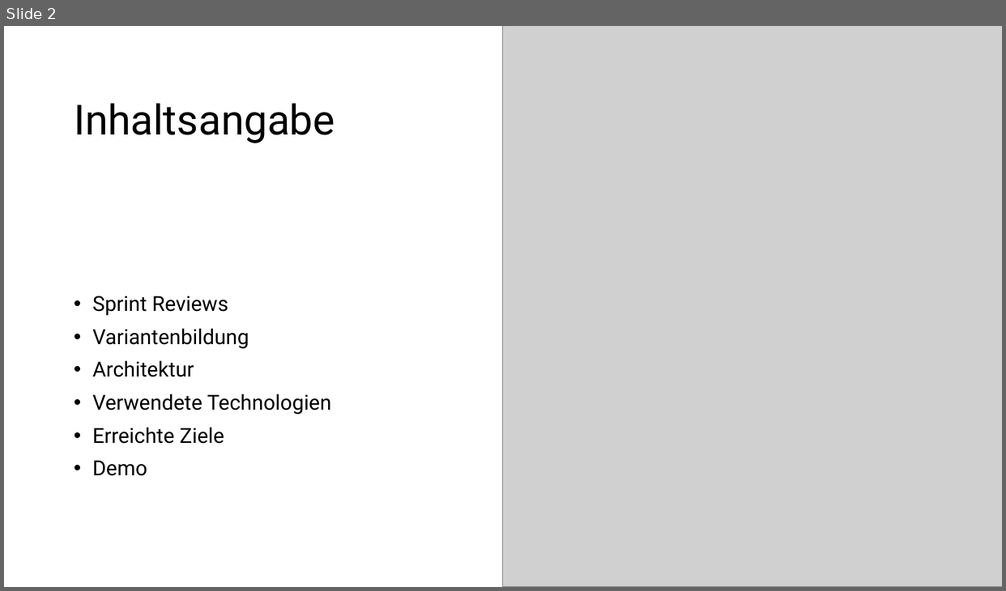
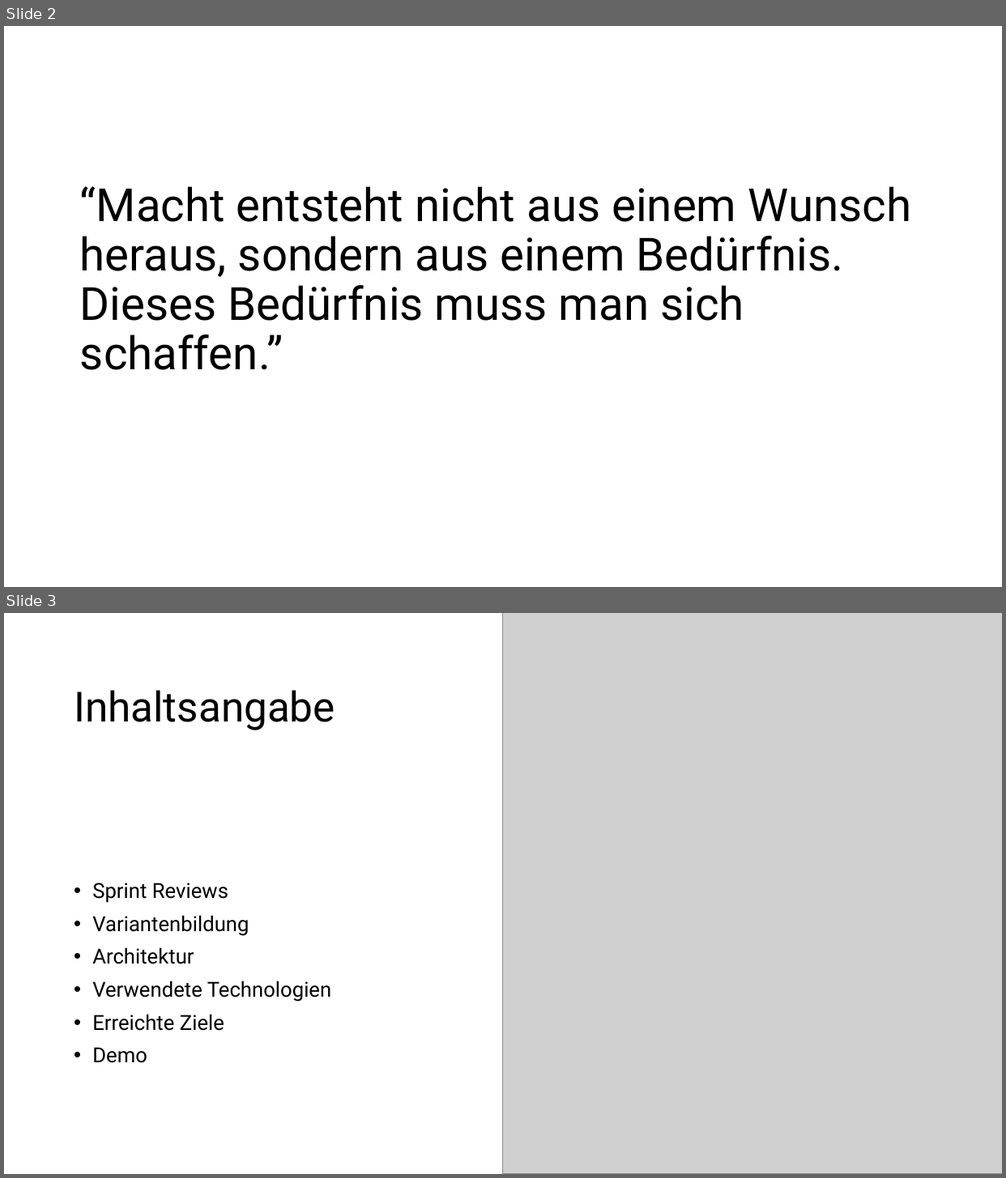
Before and after one commit to huthuthiddeli/SYP_PROJEKT_23-24_Maier, a slide deck: Documents/EndPreasentation.pptx. Shown one above the other, each under a label of ours: slide 2 before the commit, slides 2 and 3 after it. The pictures are 1006x591 and 1006x1178 pixels, drawn with LibreOffice and Linux fonts; fonts in the diff are those of the drawing; grey boxes stand for pictures. Boxes give left, top, right and bottom in pixels: in the first picture for what was removed or moved away, otherwise in the second. Text is boxed around its words. In the diff, an @@ line names an element or a change of style, - is before the commit and + after.

```diff
--- a/Documents/EndPreasentation.pptx
+++ b/Documents/EndPreasentation.pptx
@@ slide 2 added at <box>4,26,1002,587</box>, background #FFFFFF @@
@@ title added at <box>80,186,911,370</box>, 44 pt, text #000000 @@
+“Macht entsteht nicht aus einem Wunsch heraus, sondern aus einem Bedürfnis. Dieses Bedürfnis muss man sich schaffen.”
@@ what was slide 2 is now slide 3 @@
```
Also in this commit, not shown: 3 other files.
